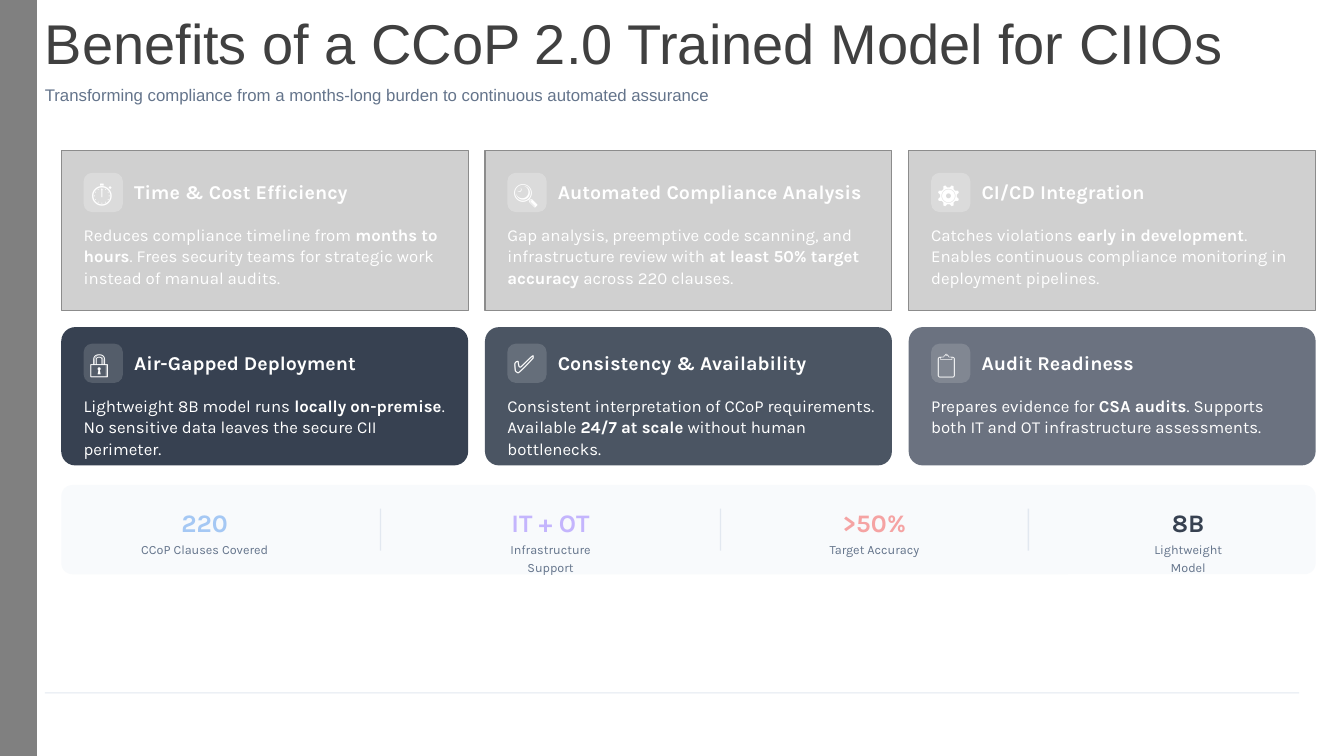
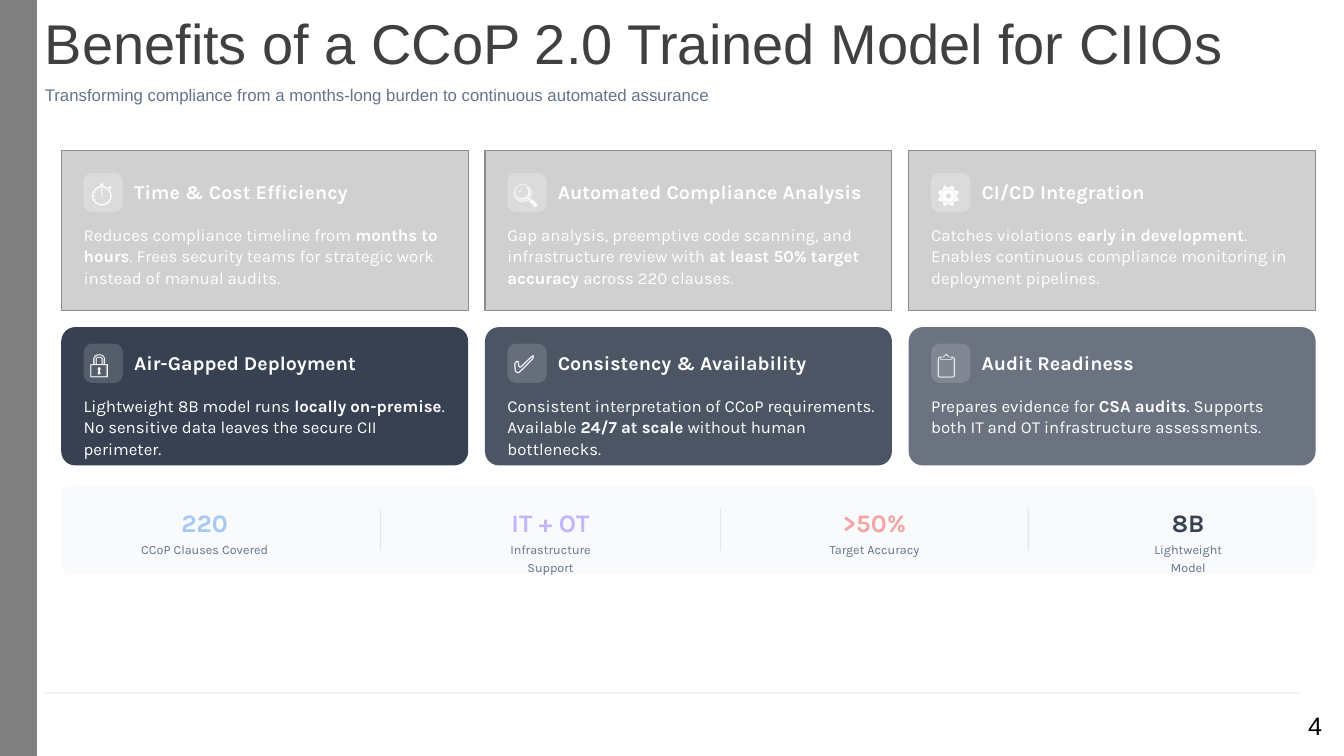
Before and after one commit to sagerstack/primus-ccop-fine-tuning, a slide deck: slide 6 of report/term1-end/MDAIE-AETher-FineTuning-LLM-CCoP-Sagar-1010736-20251219.pptx. Drawn at 1344x756 pixels with LibreOffice and Linux fonts; fonts in the diff are those of the drawing; grey boxes stand for pictures. Boxes give left, top, right and bottom in pixels: in the first picture for what was removed or moved away, otherwise in the second. Text is boxed around its words. In the diff, an @@ line names an element or a change of style, - is before the commit and + after.

```diff
--- a/report/term1-end/MDAIE-AETher-FineTuning-LLM-CCoP-Sagar-1010736-20251219.pptx
+++ b/report/term1-end/MDAIE-AETher-FineTuning-LLM-CCoP-Sagar-1010736-20251219.pptx
@@ text added at (1308, 717, 1322, 735), 18 pt, text #000000 @@
+4
```
Also in this commit, not shown: 13 other slides changed, 1 slide added, 13 other files.
